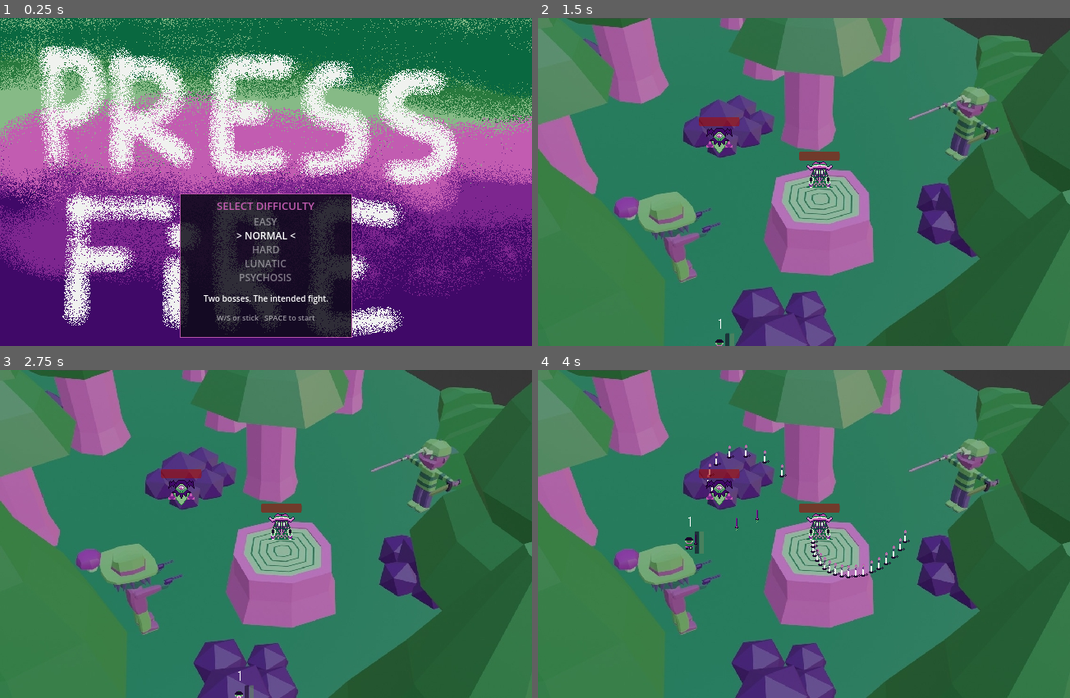
Above: before the commit, frames 1-4 (two rows, left to right).
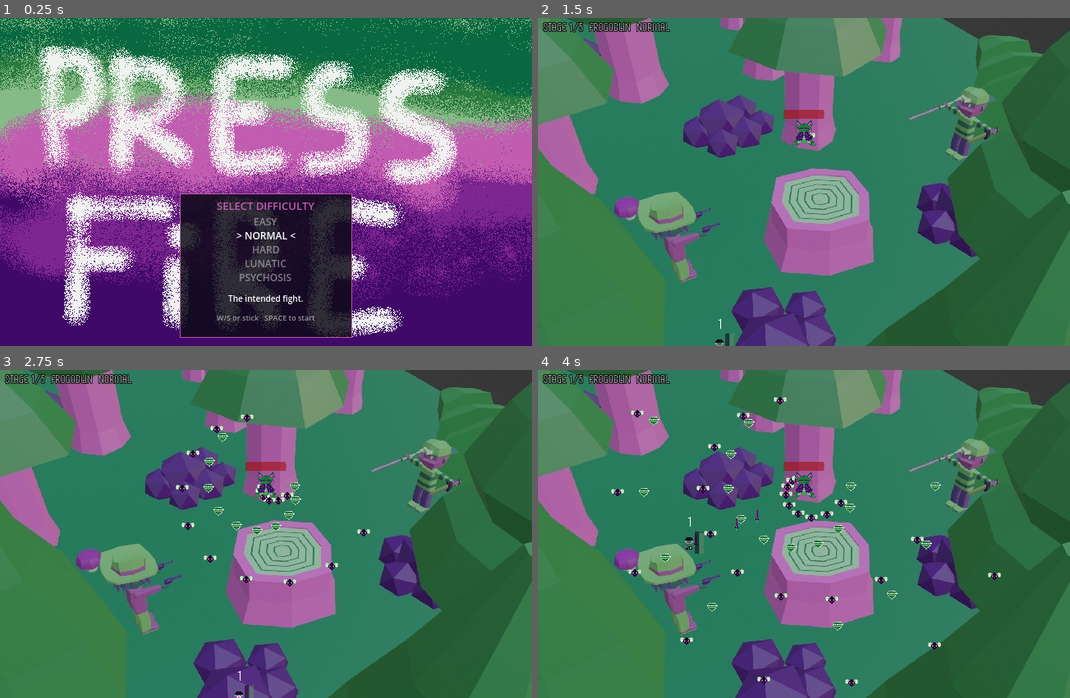
Above: after the commit, the same moments.

Repository: b4k4kozmo/bullet-hell-24
Game: Godot game, scene res://title.tscn
The game is run twice, just before and just after one commit, with the same random seed, the same clock (stepped at 60 frames per second) and the same inputs.
Inputs:
- Up to frame 1 (0.25 s): no input
- Up to frame 2 (1.5 s): tap Enter at 0.5 s; hold D (move_right) 0.53-1.28 s; hold Space (action) 0.53-1.28 s; hold S (move_down) from 1.28 s (still down); tap Space (action) at 1.35 s
- Up to frame 3 (2.75 s): release S (move_down) at 2.03 s; hold D (move_right) from 2.03 s (still down); hold Shift (walk) from 2.03 s (still down); tap Space (action) at 2.3 s
- Up to frame 4 (4 s): release D (move_right) at 2.78 s; release Shift (walk) at 2.78 s; hold W (move_up) 2.78-3.53 s; tap Space (action) at 2.85 s; hold A (move_left) from 3.53 s (still down); hold Space (action) from 3.53 s (still down)

The runs differ from the first frame. In frame 1, 0.3% of the frame differs, in the area x 38-62%, y 84-88%; in frame 2, 1.9%; in frame 3, 2.7%; in frame 4, 3.8%, in the area x 0-88%, y 1-97%.

Commit message:
Add five-stage progression so every difficulty faces every boss
Difficulty used to pick the boss roster, which meant an Easy player
never saw the Snowman or the Frogoblin. A run is now five stages played
in order on every difficulty, and difficulty scales the fight instead of
gating the content.

  1  FROGOBLIN     Frogoblin
  2  SNOWMAN       Snowman
  3  THE TWINS     two Kamijacks, the second a phase out of step
  4  SPAGHETTI     Spaghetti, four phases, speeds up each lap
  5  ALL AT ONCE   all five at their original positions

The stage table is Levels.STAGES; Run tracks which stage you are on and
how long the run has taken. Adding or reordering a stage is an edit to
that array and nothing else.

Difficulty now scales fire rate, bullet speed and boss HP, plus a
`clones` knob that keeps the old psychosis build's trick: it duplicates
bosses already present in the stage, each opening a phase further round
its cycle so the spirals layer out of sync. Stages are capped at
MAX_BOSSES_PER_STAGE so stage 5 does not become fifteen bosses.

This closes B1, the missing win condition. Clearing a stage shows STAGE
CLEAR and advances; dying shows GAME OVER and retries the stage you died
on, keeping progress; clearing the last stage shows ALL CLEAR with the
difficulty and run time. The overlay pauses the fight: Arena and HUD are
PROCESS_MODE_ALWAYS while Bosses, Bullets and Player are PAUSABLE, so
the confirm press lands while nothing is still shooting. Bullets are
cleared on freeze so a retry does not open with a wall of them.

Bosses no longer wait to be noticed
-----------------------------------
Idle waited for the player to cross a 195px detection radius, which
suited one room with bosses scattered around it. With a single boss
placed centrally and the player spawning bottom-left, that radius was
never crossed and the stage simply never started - caught by driving the
real build in a browser and watching the Frogoblin sit idle. BossFSM
now exposes engage(), and Arena starts a stage's bosses explicitly after
a short beat, so stage layout no longer has to respect detection
geometry. Verified: every stage opens fire with its bosses 283-548px
from the player spawn.

Player death is reported rather than acted on: Player emits `died` and
Arena decides what happens, instead of the player reloading the scene
from inside its own physics step. Bullets are parented to a Bullets
container so they can be paused and cleared as a group.

Co-Authored-By: Claude Opus 5 <noreply@anthropic.com>
Claude-Session: https://claude.ai/code/session_016DcBmrqPrDaCH3c1uehh9p

Diff:
--- a/boss_room.tscn
+++ b/boss_room.tscn
@@ -1,6 +1,8 @@
-[gd_scene load_steps=6 format=3 uid="uid://bhryb2orfoclh"]
+[gd_scene load_steps=8 format=3 uid="uid://bhryb2orfoclh"]
 
 [ext_resource type="Script" path="res://scripts/Arena.gd" id="arena"]
+[ext_resource type="FontFile" uid="uid://c720lro2tedqy" path="res://fonts/x12y16pxMaruMonica.ttf" id="font"]
+[ext_resource type="AudioStream" uid="uid://dtor7m7cws2s4" path="res://sounds/fanfare.wav" id="fanfare"]
 
 [ext_resource type="PackedScene" uid="uid://4cqla6d7d6hd" path="res://player.tscn" id="2_7vtuo"]
 [ext_resource type="Texture2D" uid="uid://brj8q14wfmea5" path="res://sprites/IMG_4034.JPG" id="3_phblx"]
@@ -11,11 +13,17 @@
 size = Vector2(1.00464, 1.27219)
 
 [node name="BossRoom" type="Node2D"]
+process_mode = 3
 script = ExtResource("arena")
 
 [node name="Bosses" type="Node2D" parent="."]
+process_mode = 1
+
+[node name="Bullets" type="Node2D" parent="."]
+process_mode = 1
 
 [node name="Player" parent="." instance=ExtResource("2_7vtuo")]
+process_mode = 1
 position = Vector2(38, 366)
 collision_layer = 3
 collision_mask = 3
@@ -104,3 +112,73 @@
 visibility_layer = 2
 position = Vector2(-0.000772804, 0.00144196)
 shape = SubResource("RectangleShape2D_bc61q")
+
+[node name="Fanfare" type="AudioStreamPlayer" parent="."]
+stream = ExtResource("fanfare")
+volume_db = -4.0
+
+[node name="HUD" type="CanvasLayer" parent="."]
+
+[node name="StageTag" type="Label" parent="HUD"]
+unique_name_in_owner = true
+offset_left = 6.0
+offset_top = 3.0
+offset_right = 320.0
+offset_bottom = 20.0
+theme_override_colors/font_color = Color(1, 1, 1, 0.65)
+theme_override_colors/font_outline_color = Color(0, 0, 0, 0.8)
+theme_override_constants/outline_size = 4
+theme_override_fonts/font = ExtResource("font")
+theme_override_font_sizes/font_size = 14
+text = "STAGE"
+
+[node name="Overlay" type="ColorRect" parent="HUD"]
+unique_name_in_owner = true
+visible = false
+anchors_preset = 15
+anchor_right = 1.0
+anchor_bottom = 1.0
+grow_horizontal = 2
+grow_vertical = 2
+color = Color(0.04, 0.03, 0.07, 0.72)
+
+[node name="Box" type="VBoxContainer" parent="HUD/Overlay"]
+anchors_preset = 8
+anchor_left = 0.5
+anchor_top = 0.5
+anchor_right = 0.5
+anchor_bottom = 0.5
+offset_left = -160.0
+offset_top = -42.0
+offset_right = 160.0
+offset_bottom = 42.0
+grow_horizontal = 2
+grow_vertical = 2
+theme_override_constants/separation = 6
+
+[node name="Banner" type="Label" parent="HUD/Overlay/Box"]
+unique_name_in_owner = true
+layout_mode = 2
+theme_override_colors/font_color = Color(0.76, 0.36, 0.69, 1)
+theme_override_fonts/font = ExtResource("font")
+theme_override_font_sizes/font_size = 34
+text = "STAGE CLEAR"
+horizontal_alignment = 1
+
+[node name="Sub" type="Label" parent="HUD/Overlay/Box"]
+unique_name_in_owner = true
+layout_mode = 2
+theme_override_fonts/font = ExtResource("font")
+theme_override_font_sizes/font_size = 15
+text = "sub"
+horizontal_alignment = 1
+autowrap_mode = 2
+
+[node name="Hint" type="Label" parent="HUD/Overlay/Box"]
+unique_name_in_owner = true
+layout_mode = 2
+modulate = Color(1, 1, 1, 0.55)
+theme_override_fonts/font = ExtResource("font")
+theme_override_font_sizes/font_size = 12
+text = "hint"
+horizontal_alignment = 1
--- a/project.godot
+++ b/project.godot
@@ -19,6 +19,7 @@
 
 Bgm="*res://bgm.tscn"
 Difficulty="*res://scripts/Difficulty.gd"
+Run="*res://scripts/Run.gd"
 
 [display]
 
--- a/scripts/Arena.gd
+++ b/scripts/Arena.gd
@@ -1,50 +1,204 @@
 extends Node2D
-## Builds the fight from the selected difficulty's roster and tracks how many
-## bosses are left. The boss line-up used to be hard-coded into boss_room.tscn,
-## which is why shipping a new difficulty meant shipping a new executable.
+## Runs one stage: spawns its bosses, applies the difficulty's clone modifier,
+## and owns what happens when the stage is won or the player dies.
+##
+## The boss line-up used to be hard-coded into boss_room.tscn, which is why
+## shipping a new difficulty once meant shipping a new executable.
 
 signal run_cleared
 
+enum Phase { FIGHTING, STAGE_CLEAR, ALL_CLEAR, GAME_OVER }
+
+## Grace period between a stage opening and its bosses opening fire.
+const ENGAGE_DELAY := 0.8
+
 @onready var _bosses: Node2D = $Bosses
+@onready var _banner: Label = %Banner
+@onready var _sub: Label = %Sub
+@onready var _hint: Label = %Hint
+@onready var _tag: Label = %StageTag
 
 var _alive := 0
+var _phase: Phase = Phase.FIGHTING
 
 
 func _ready() -> void:
+	_set_overlay("", "", "")
+	_tag.text = "STAGE %s  %s  %s" % [
+		Run.stage_label(), Run.current_stage()["name"], Difficulty.display_name()]
+	var player := get_node_or_null("Player")
+	if player:
+		player.died.connect(_on_player_died)
 	# Deferred: _ready() can run while this node's own parent is still being
 	# set up, and add_child() is refused in that window.
-	_spawn_roster.call_deferred()
-
-
-func _spawn_roster() -> void:
-	for entry in Difficulty.roster():
-		var packed: PackedScene = load(entry["scene"])
-		if packed == null:
-			push_error("Arena: cannot load boss scene '%s'" % entry["scene"])
-			continue
-		var boss := packed.instantiate() as Boss
-		# Duplicates would otherwise come out as @CharacterBody2D@589.
-		boss.name = "%s%d" % [entry["scene"].get_file().get_basename().capitalize(), _alive + 1]
-		boss.position = entry["pos"]
-		if entry.has("alpha"):
-			boss.alpha = entry["alpha"]
-		_bosses.add_child(boss)
-		# Phase overrides run after add_child so the FSM node exists.
+	_spawn_stage.call_deferred()
+
+
+func _unhandled_input(event: InputEvent) -> void:
+	if _phase == Phase.FIGHTING:
+		return
+	if event.is_action_pressed("action"):
+		_confirm()
+	elif event.is_action_pressed("exit"):
+		_to_title()
+
+
+# --------------------------------------------------------------------------
+# Spawning
+# --------------------------------------------------------------------------
+
+func _spawn_stage() -> void:
+	var stage := Run.current_stage()
+	var roster: Array = stage["bosses"]
+
+	for entry in roster:
+		_spawn(entry, 0)
+
+	# Difficulty duplicates bosses already in the stage rather than adding new
+	# ones, so no difficulty can gate a boss behind itself.
+	if Difficulty.clones_per_boss > 0:
+		for copy in range(1, Difficulty.clones_per_boss + 1):
+			for entry in roster:
+				if _alive >= Difficulty.MAX_BOSSES_PER_STAGE:
+					break
+				_spawn(entry, copy)
+
+	if _alive == 0:
+		push_error("Arena: stage '%s' spawned no bosses" % stage["name"])
+		_show_stage_clear()
+		return
+
+	# A short beat so the stage title registers before the screen fills.
+	await get_tree().create_timer(ENGAGE_DELAY).timeout
+	if _phase != Phase.FIGHTING:
+		return
+	for boss in _bosses.get_children():
+		if boss is Boss:
+			boss.engage()
+
+
+func _spawn(entry: Dictionary, copy: int) -> void:
+	var packed: PackedScene = load(entry["scene"])
+	if packed == null:
+		push_error("Arena: cannot load boss scene '%s'" % entry["scene"])
+		return
+	var boss := packed.instantiate() as Boss
+	# Without this, duplicates come out named @CharacterBody2D@589.
+	boss.name = "%s%d" % [entry["scene"].get_file().get_basename().capitalize(), _alive + 1]
+	boss.position = entry["pos"]
+	if copy > 0:
+		boss.position += Levels.CLONE_OFFSETS[(copy - 1) % Levels.CLONE_OFFSETS.size()]
+	if entry.has("alpha"):
+		boss.alpha = entry["alpha"]
+	_bosses.add_child(boss)
+
+	# Phase overrides run after add_child so the FSM node exists.
+	var fsm := boss.find_child("FiniteStateMachine", false, false) as BossFSM
+	if fsm:
 		if entry.has("phase"):
-			var fsm := boss.find_child("FiniteStateMachine", false, false) as BossFSM
-			if fsm:
-				fsm.initial_phase = NodePath(entry["phase"])
-		boss.died.connect(_on_boss_died)
-		_alive += 1
-
-	if _alive == 0:
-		push_error("Arena: difficulty '%s' spawned no bosses" % Difficulty.display_name())
-
+			fsm.initial_phase = NodePath(entry["phase"])
+		if copy > 0:
+			fsm.initial_phase = _offset_phase(fsm, copy)
+
+	boss.died.connect(_on_boss_died)
+	_alive += 1
+
+
+## Starts a duplicate `copy` phases further round its own cycle, so its spiral
+## layers against the original instead of tracing it exactly.
+func _offset_phase(fsm: BossFSM, copy: int) -> NodePath:
+	var phases: Array[String] = []
+	for c in fsm.get_children():
+		if c is BossPhase:
+			phases.append(String(c.name))
+	if phases.is_empty():
+		return fsm.initial_phase
+	var start := phases.find(String(fsm.initial_phase))
+	if start < 0:
+		start = 0
+	return NodePath(phases[(start + copy) % phases.size()])
+
+
+# --------------------------------------------------------------------------
+# Run flow
+# --------------------------------------------------------------------------
 
 func _on_boss_died(_boss: Boss) -> void:
 	_alive -= 1
-	if _alive <= 0:
+	if _alive <= 0 and _phase == Phase.FIGHTING:
 		run_cleared.emit()
+		_show_stage_clear()
+
+
+func _on_player_died() -> void:
+	if _phase != Phase.FIGHTING:
+		return
+	_phase = Phase.GAME_OVER
+	Run.set_timer_running(false)
+	Bgm.stream = load("res://sounds/Silent Way.mp3")
+	Bgm.play()
+	_set_overlay("GAME OVER", "stage %s - %s" % [Run.stage_label(), Run.current_stage()["name"]],
+		"SPACE retry stage    ESC title")
+	_freeze()
+
+
+func _show_stage_clear() -> void:
+	# The clock stops while the banner is up, so reading it costs nothing.
+	Run.set_timer_running(false)
+	if Run.is_final_stage():
+		_phase = Phase.ALL_CLEAR
+		$Fanfare.play()
+		_set_overlay("ALL CLEAR", "%s  -  %s" % [Difficulty.display_name(), Run.elapsed_text()],
+			"SPACE to return to the title")
+	else:
+		_phase = Phase.STAGE_CLEAR
+		$Fanfare.play()
+		var next: Dictionary = Levels.stage(Run.stage_index + 1)
+		_set_overlay("STAGE CLEAR", "next: %s - %s" % [next["name"], next["subtitle"]],
+			"SPACE to continue")
+	_freeze()
+
+
+func _confirm() -> void:
+	match _phase:
+		Phase.STAGE_CLEAR:
+			Run.advance()
+			Run.set_timer_running(true)
+			_reload()
+		Phase.GAME_OVER:
+			Run.set_timer_running(true)
+			_reload()
+		Phase.ALL_CLEAR:
+			_to_title()
+
+
+func _reload() -> void:
+	get_tree().paused = false
+	get_tree().reload_current_scene()
+
+
+func _to_title() -> void:
+	get_tree().paused = false
+	Bgm.stream = load("res://sounds/KatsuBoySong.wav")
+	Bgm.play()
+	get_tree().change_scene_to_file("res://title.tscn")
+
+
+func _freeze() -> void:
+	# Clear the screen so the banner reads, and so a retry does not begin with
+	# a wall of bullets already in flight.
+	for b in $Bullets.get_children():
+		b.queue_free()
+	# Arena and HUD are PROCESS_MODE_ALWAYS; Bosses, Bullets and Player are
+	# PROCESS_MODE_PAUSABLE, so the fight stops but the confirm press lands.
+	get_tree().paused = true
+
+
+func _set_overlay(banner: String, sub: String, hint: String) -> void:
+	_banner.text = banner
+	_sub.text = sub
+	_hint.text = hint
+	%Overlay.visible = banner != ""
 
 
 func bosses_alive() -> int:
--- a/scripts/Boss.gd
+++ b/scripts/Boss.gd
@@ -97,6 +97,13 @@
 			$AudioStreamPlayer2D.play()
 
 
+## Starts this boss's attack cycle immediately.
+func engage() -> void:
+	var fsm := find_child("FiniteStateMachine", false, false) as BossFSM
+	if fsm:
+		fsm.engage()
+
+
 func get_vector(angle: float) -> Vector2:
 	theta = angle + alpha
 	return Vector2(cos(theta), sin(theta))
@@ -110,12 +117,22 @@
 	bullet.direction = get_vector(angle)
 	bullet.enemy_bullet = true
 	bullet.set_property(bullet_type)
-	var host := get_tree().current_scene
+	var host := _bullet_host()
 	if host:
 		host.call_deferred("add_child", bullet)
 	else:
 		bullet.queue_free()
 
 
+## Bullets live under a dedicated container when the scene provides one, so the
+## arena can pause and clear them without touching the rest of the room.
+func _bullet_host() -> Node:
+	var scene := get_tree().current_scene
+	if scene == null:
+		return null
+	var host := scene.get_node_or_null("Bullets")
+	return host if host else scene
+
+
 func _on_speed_timeout() -> void:
 	shoot(theta)
--- a/scripts/BossFSM.gd
+++ b/scripts/BossFSM.gd
@@ -32,6 +32,21 @@
 	previous_state = leaving
 
 
+## Forces the machine out of Idle into its opening phase.
+##
+## Idle waits for the player to wander into a detection radius, which suited a
+## single room with bosses scattered around it. A stage is an explicit fight, so
+## the arena starts it instead - otherwise a stage whose boss happens to sit
+## further than the detection radius from the player spawn never begins.
+func engage() -> void:
+	if current_state is BossPhase:
+		return
+	var announce := get_node_or_null("AudioStreamPlayer2D")
+	if announce:
+		announce.play()
+	change_to_path(initial_phase)
+
+
 ## Resolves a NodePath relative to this machine and enters it.
 func change_to_path(path: NodePath) -> void:
 	if path.is_empty():
--- a/scripts/Difficulty.gd
+++ b/scripts/Difficulty.gd
@@ -1,10 +1,11 @@
 extends Node
-## Autoload. Owns the difficulty ladder: which bosses spawn and how hard they hit.
+## Autoload. Scales how hard a fight is - never which bosses you get to see.
+## Every stage in Levels.STAGES is played on every difficulty; see Run.gd.
 ##
 ## Historically each difficulty was a separate executable that differed by how
-## many Spaghetti copies were placed in the room. That is preserved here as data:
-## higher difficulties add bosses to the roster, and Psychosis still spawns the
-## phase-offset Spaghetti clones the original psychosis build used.
+## many Spaghetti copies were placed in the room. That idea survives as the
+## `clones` knob: the higher modes duplicate bosses already present in the
+## stage, opening on later phases so their spirals layer out of sync.
 
 enum Level { EASY, NORMAL, HARD, LUNATIC, PSYCHOSIS }
 
@@ -17,68 +18,34 @@
 }
 
 const BLURBS := {
-	Level.EASY: "One boss. Learn the spirals.",
-	Level.NORMAL: "Two bosses. The intended fight.",
-	Level.HARD: "Four bosses. Patterns overlap.",
-	Level.LUNATIC: "All five, faster and denser.",
-	Level.PSYCHOSIS: "All five, plus phase-offset clones.",
+	Level.EASY: "Slower bullets. Learn the spirals.",
+	Level.NORMAL: "The intended fight.",
+	Level.HARD: "Faster, denser, tougher bosses.",
+	Level.LUNATIC: "Every boss brings a phase-offset double.",
+	Level.PSYCHOSIS: "Two doubles each. Good luck.",
 }
 
-const SPAGHETTI := "res://spaghetti.tscn"
-const KAMIJACK := "res://kamijack.tscn"
-const SNOWMAN := "res://snowman.tscn"
-const FROGOBLIN := "res://frogoblin.tscn"
-
-## Each entry: scene, spawn position, and optional overrides for alpha (the
-## angular step that shapes the spiral) and the phase the boss opens on.
-const ROSTERS := {
-	Level.EASY: [
-		{"scene": SPAGHETTI, "pos": Vector2(343, 191), "alpha": 3.043},
-	],
-	Level.NORMAL: [
-		{"scene": SPAGHETTI, "pos": Vector2(343, 191), "alpha": 3.043},
-		{"scene": KAMIJACK, "pos": Vector2(221, 149)},
-	],
-	Level.HARD: [
-		{"scene": SPAGHETTI, "pos": Vector2(343, 191), "alpha": 3.043},
-		{"scene": KAMIJACK, "pos": Vector2(221, 149)},
-		{"scene": SNOWMAN, "pos": Vector2(525, 114)},
-		{"scene": FROGOBLIN, "pos": Vector2(86, 81)},
-	],
-	Level.LUNATIC: [
-		{"scene": SPAGHETTI, "pos": Vector2(343, 191), "alpha": 3.043},
-		{"scene": KAMIJACK, "pos": Vector2(221, 149)},
-		{"scene": KAMIJACK, "pos": Vector2(449, 149)},
-		{"scene": SNOWMAN, "pos": Vector2(525, 114)},
-		{"scene": FROGOBLIN, "pos": Vector2(86, 81)},
-	],
-	Level.PSYCHOSIS: [
-		{"scene": SPAGHETTI, "pos": Vector2(343, 191), "alpha": 3.043},
-		{"scene": KAMIJACK, "pos": Vector2(221, 149)},
-		{"scene": KAMIJACK, "pos": Vector2(449, 149)},
-		{"scene": SNOWMAN, "pos": Vector2(525, 114)},
-		{"scene": FROGOBLIN, "pos": Vector2(86, 81)},
-		# The original psychosis build: extra Spaghettis at alpha 0, opening on
-		# later phases so their spirals layer out of sync with the first one.
-		{"scene": SPAGHETTI, "pos": Vector2(367, 228), "alpha": 0.0, "phase": "Phase2"},
-		{"scene": SPAGHETTI, "pos": Vector2(324, 228), "alpha": 0.0, "phase": "Phase3"},
-	],
+## fire_rate: >1 means bosses shoot more often.
+## bullet_speed: scales enemy bullet velocity only, never the player's.
+## hp: scales boss health.
+## clones: extra phase-offset duplicates added per boss in the stage.
+const TUNING := {
+	Level.EASY: {"fire_rate": 0.85, "bullet_speed": 0.8, "hp": 0.8, "clones": 0},
+	Level.NORMAL: {"fire_rate": 1.0, "bullet_speed": 1.0, "hp": 1.0, "clones": 0},
+	Level.HARD: {"fire_rate": 1.2, "bullet_speed": 1.1, "hp": 1.1, "clones": 0},
+	Level.LUNATIC: {"fire_rate": 1.45, "bullet_speed": 1.3, "hp": 1.25, "clones": 1},
+	Level.PSYCHOSIS: {"fire_rate": 1.75, "bullet_speed": 1.5, "hp": 1.4, "clones": 2},
 }
 
-## fire_rate: >1 means bosses shoot more often. hp: scales boss health.
-## bullet_speed: scales enemy bullet velocity only, never the player's.
-const TUNING := {
-	Level.EASY: {"fire_rate": 1.0, "bullet_speed": 0.8, "hp": 0.8},
-	Level.NORMAL: {"fire_rate": 1.0, "bullet_speed": 1.0, "hp": 1.0},
-	Level.HARD: {"fire_rate": 1.2, "bullet_speed": 1.1, "hp": 1.0},
-	Level.LUNATIC: {"fire_rate": 1.5, "bullet_speed": 1.3, "hp": 1.15},
-	Level.PSYCHOSIS: {"fire_rate": 1.8, "bullet_speed": 1.5, "hp": 1.3},
-}
+## The full stage roster is a lot of bosses already; do not let Psychosis turn
+## the final stage into fifteen of them.
+const MAX_BOSSES_PER_STAGE := 9
 
 var current: Level = Level.NORMAL
 var fire_rate_mult := 1.0
 var bullet_speed_mult := 1.0
 var boss_hp_mult := 1.0
+var clones_per_boss := 0
 
 
 func _ready() -> void:
@@ -91,10 +58,7 @@
 	fire_rate_mult = t["fire_rate"]
 	bullet_speed_mult = t["bullet_speed"]
 	boss_hp_mult = t["hp"]
-
-
-func roster() -> Array:
-	return ROSTERS[current]
+	clones_per_boss = t["clones"]
 
 
 func display_name() -> String:
--- /dev/null
+++ b/scripts/Levels.gd
@@ -0,0 +1,68 @@
+extends RefCounted
+class_name Levels
+## The stage table. Every boss appears in every playthrough - difficulty scales
+## how hard the fight is, not which bosses you are allowed to see.
+##
+## Adding, reordering or retuning a stage is an edit to STAGES and nothing else.
+
+const SPAGHETTI := "res://spaghetti.tscn"
+const KAMIJACK := "res://kamijack.tscn"
+const SNOWMAN := "res://snowman.tscn"
+const FROGOBLIN := "res://frogoblin.tscn"
+
+## Each stage: a display name, a subtitle, and the bosses to place.
+## A boss entry may override `alpha` (the angular step that shapes the spiral)
+## and `phase` (which phase it opens on).
+const STAGES := [
+	{
+		"name": "FROGOBLIN",
+		"subtitle": "it will not stop moving",
+		"bosses": [
+			{"scene": FROGOBLIN, "pos": Vector2(324, 140)},
+		],
+	},
+	{
+		"name": "SNOWMAN",
+		"subtitle": "cold open",
+		"bosses": [
+			{"scene": SNOWMAN, "pos": Vector2(324, 140)},
+		],
+	},
+	{
+		"name": "THE TWINS",
+		"subtitle": "two Kamijacks, out of step",
+		"bosses": [
+			{"scene": KAMIJACK, "pos": Vector2(221, 149)},
+			{"scene": KAMIJACK, "pos": Vector2(449, 149), "phase": "Jackphase2"},
+		],
+	},
+	{
+		"name": "SPAGHETTI",
+		"subtitle": "four phases, and it speeds up",
+		"bosses": [
+			{"scene": SPAGHETTI, "pos": Vector2(343, 191), "alpha": 3.043},
+		],
+	},
+	{
+		"name": "ALL AT ONCE",
+		"subtitle": "the original room",
+		"bosses": [
+			{"scene": SPAGHETTI, "pos": Vector2(343, 191), "alpha": 3.043},
+			{"scene": KAMIJACK, "pos": Vector2(221, 149)},
+			{"scene": KAMIJACK, "pos": Vector2(449, 149)},
+			{"scene": SNOWMAN, "pos": Vector2(525, 114)},
+			{"scene": FROGOBLIN, "pos": Vector2(86, 81)},
+		],
+	},
+]
+
+## Where difficulty-added duplicate bosses go, relative to the original.
+const CLONE_OFFSETS := [Vector2(-46, 52), Vector2(46, 52), Vector2(0, -58)]
+
+
+static func count() -> int:
+	return STAGES.size()
+
+
+static func stage(index: int) -> Dictionary:
+	return STAGES[clampi(index, 0, STAGES.size() - 1)]
--- a/scripts/Player.gd
+++ b/scripts/Player.gd
@@ -1,8 +1,12 @@
 extends CharacterBody2D
 
+## Emitted once when HP hits zero. Arena owns what happens next.
+signal died
+
 var speed = 250
 
 var cantWalk = false
+var _dead = false
 @onready var debug = $Debug
 @onready var progress_bar = $ProgressBar2
 @onready var ammo_bar = $ProgressBar3
@@ -71,7 +75,17 @@
 			return
 
 	bullet.player_bullet = true
-	get_tree().current_scene.call_deferred("add_child", bullet)
+	_bullet_host().call_deferred("add_child", bullet)
+
+
+## Bullets live under a dedicated container when the scene provides one, so the
+## arena can pause and clear them without touching the rest of the room.
+func _bullet_host() -> Node:
+	var scene := get_tree().current_scene
+	if scene == null:
+		return self
+	var host := scene.get_node_or_null("Bullets")
+	return host if host else scene
 
 
 func _physics_process(_delta):
@@ -88,9 +102,10 @@
 		if not cantWalk:
 			speed = 250
 		$HitboxDisplay.hide()
-	if health <= 0:
-		restart()
+	if health <= 0 and not _dead:
+		_dead = true
 		debug.text = "dead"
+		died.emit()
 	velocity = Input.get_vector("move_left","move_right","move_up","move_down") * speed
 
 	#handle level ups
@@ -180,9 +195,8 @@
 	debug.text = "debug"
 
 func restart():
+	get_tree().paused = false
 	get_tree().reload_current_scene()
-	Bgm.stream = load("res://sounds/Silent Way.mp3")
-	Bgm.play()
 
 
 func _on_speed_timeout():
--- /dev/null
+++ b/scripts/Run.gd
@@ -0,0 +1,56 @@
+extends Node
+## Autoload. Tracks a single playthrough: which stage you are on, how long it
+## has taken, and whether the run is finished.
+
+signal stage_changed(index: int)
+
+var stage_index := 0
+var elapsed := 0.0
+
+var _running := false
+
+
+func _process(delta: float) -> void:
+	if _running:
+		elapsed += delta
+
+
+## Begins a fresh run at the chosen difficulty.
+func start(level: Difficulty.Level) -> void:
+	Difficulty.select(level)
+	stage_index = 0
+	elapsed = 0.0
+	_running = true
+	stage_changed.emit(stage_index)
+
+
+## Advances to the next stage. Returns false when the run is complete.
+func advance() -> bool:
+	if is_final_stage():
+		_running = false
+		return false
+	stage_index += 1
+	stage_changed.emit(stage_index)
+	return true
+
+
+func current_stage() -> Dictionary:
+	return Levels.stage(stage_index)
+
+
+func is_final_stage() -> bool:
+	return stage_index >= Levels.count() - 1
+
+
+func set_timer_running(value: bool) -> void:
+	_running = value
+
+
+## "2/5" for the HUD.
+func stage_label() -> String:
+	return "%d/%d" % [stage_index + 1, Levels.count()]
+
+
+func elapsed_text() -> String:
+	var total := int(elapsed)
+	return "%d:%02d" % [total / 60, total % 60]
--- a/title.gd
+++ b/title.gd
@@ -15,7 +15,7 @@
 
 
 func _start_run(id: int) -> void:
-	Difficulty.select(id)
+	Run.start(id)
 	Bgm.stream = load("res://sounds/KatsuBoySong.wav")
 	Bgm.play()
 	get_tree().change_scene_to_file("res://boss_room.tscn")
Not shown, added: scripts/Levels.gd.uid
Not shown, added: scripts/Run.gd.uid
Not shown, changed: .gitignore
Not shown, changed: README.md
Not shown, changed: docs/SHIPPING_PLAN.md
